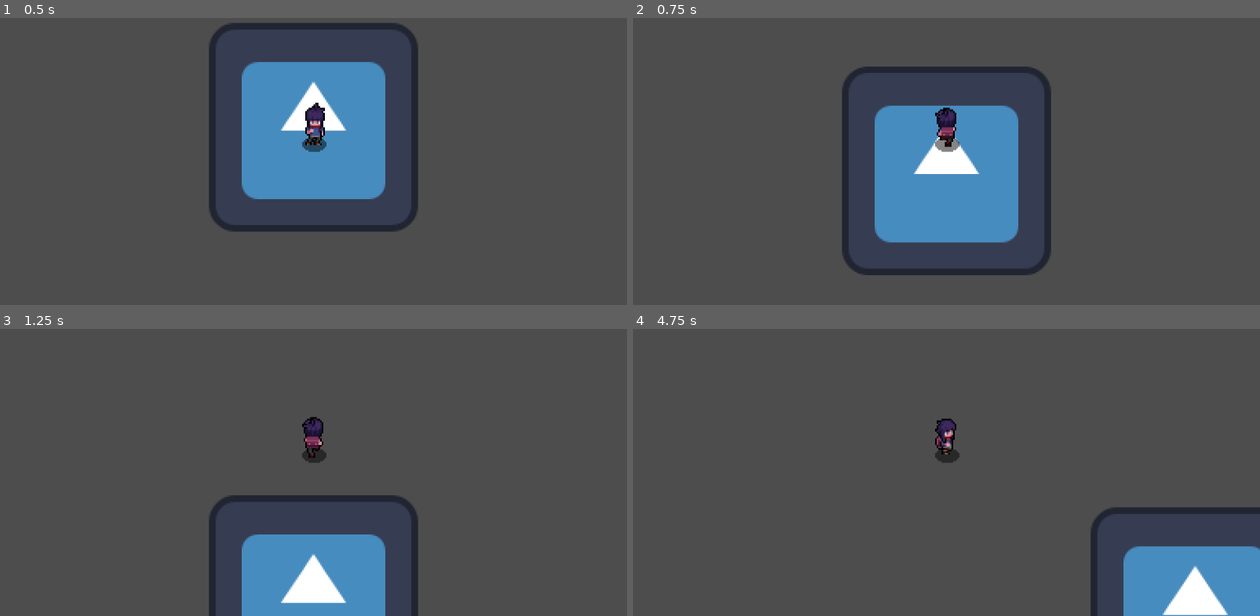
Above: before the commit, frames 1-4 (two rows, left to right).
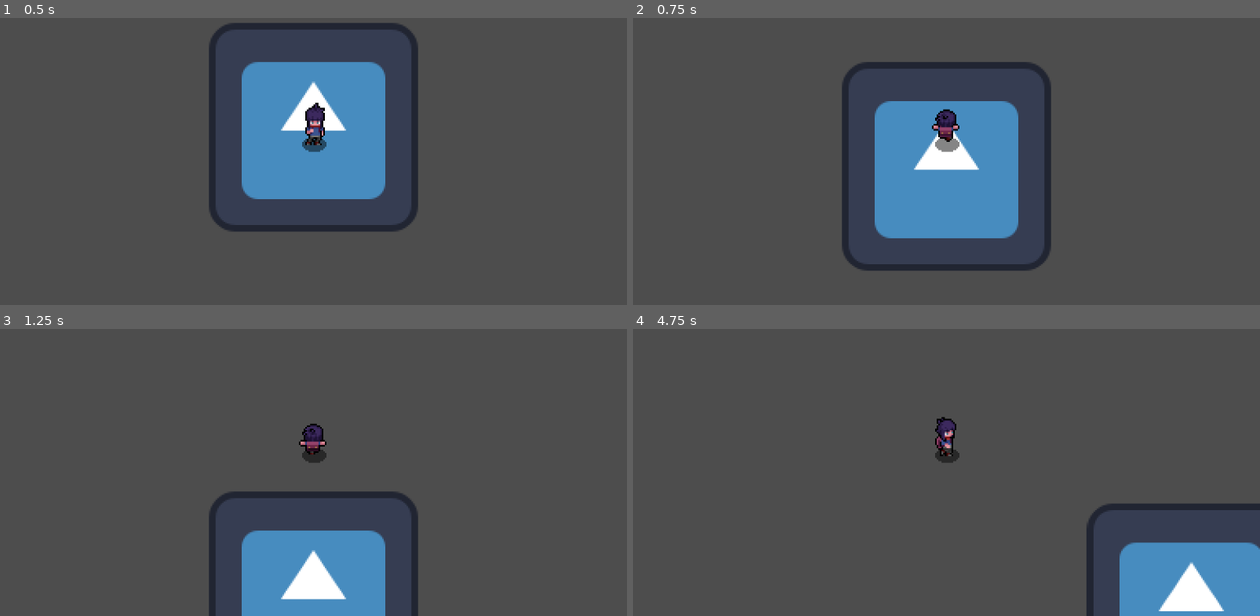
Above: after the commit, the same moments.

Repository: crimson-rain/gmtk-2025
Game: Godot game, scene res://Levels/Level1.tscn
Two runs of this game, one before a commit and one after it. Both use one fixed random seed, a clock stepped at 60 frames per second and the inputs below. This scene is started directly instead of the project's main scene. The engine's default icon, where the game draws it, is replaced by a stand-in: a white triangle on a blue panel in a dark square.
Inputs:
- Up to frame 1 (0.5 s): no input
- Up to frame 2 (0.75 s): tap Enter at 0.5 s; hold W (move_up) from 0.53 s (still down); hold Shift (sneak, bound only after the commit) from 0.53 s (still down)
- Up to frame 3 (1.25 s): keep holding W (move_up); keep holding Shift (sneak, bound only after the commit)
- Up to frame 4 (4.75 s): release Shift (sneak, bound only after the commit) at 1.28 s; tap Shift (sneak, bound only after the commit) at 1.35, 2.85, 4.35 s; release W (move_up) at 2.03 s; hold Shift (sneak, bound only after the commit) 2.03-2.78 s; hold A (move_left) 2.03-3.53 s; hold S (move_down) 3.53-4.28 s; hold Shift (sneak, bound only after the commit) 3.53-4.28 s; hold D (move_right) from 4.28 s (still down)

Frame 1 is identical in both runs. In frame 2, 3.2% of the frame differs, in the area x 33-67%, y 15-90%; in frame 3, 1.8%; in frame 4, 2.1%.

Commit message:
Add sneak state with updated code

Diff:
--- a/Entities/Player/StateMachine/SneakState.gd
+++ b/Entities/Player/StateMachine/SneakState.gd
@@ -19,9 +19,15 @@
 func handle_movement() -> void:
 	var movement: Vector2 = Input.get_vector("move_left", "move_right", "move_up", "move_down")
 
+	var sneak: bool = Input.is_action_just_released("sneak")
+
+	if movement != Vector2.ZERO and sneak == true:
+		Transitioned.emit(self, "walking")
+
 	if movement == Vector2.ZERO:
 		Transitioned.emit(self, "idle")
 		return
+
 
 	player.velocity = movement * player.SPEED
 	update_animation(movement)
@@ -32,7 +38,7 @@
 	direction = direction.round()
 	player.last_direction = direction
 
-	player.animation_player.speed_scale = 0.55
+	player.animation_player.speed_scale = 0.7
 
 	var animation_map = {
 		Vector2(0, -1): "sneak_up",
--- a/Entities/Player/StateMachine/WalkingState.gd
+++ b/Entities/Player/StateMachine/WalkingState.gd
@@ -18,6 +18,11 @@
 # Handle Movement in this function
 func handle_movement() -> void:
 	var movement: Vector2 = Input.get_vector("move_left", "move_right", "move_up", "move_down")
+	var sneak: bool = Input.is_action_pressed("sneak")
+
+	if movement != Vector2.ZERO and sneak == true:
+		Transitioned.emit(self, "sneak")
+		return
 
 	if movement == Vector2.ZERO:
 		Transitioned.emit(self, "idle")
--- a/project.godot
+++ b/project.godot
@@ -47,6 +47,11 @@
 "events": [Object(InputEventKey,"resource_local_to_scene":false,"resource_name":"","device":-1,"window_id":0,"alt_press …(192 unchanged characters)…
 ]
 }
+sneak={
+"deadzone": 0.2,
+"events": [Object(InputEventKey,"resource_local_to_scene":false,"resource_name":"","device":-1,"window_id":0,"alt_pressed":false,"shift_pressed":false,"ctrl_pressed":false,"meta_pressed":false,"pressed":false,"keycode":0,"physical_keycode":4194325,"key_label":0,"unicode":0,"location":0,"echo":false,"script":null)
+]
+}
 
 [rendering]
 
